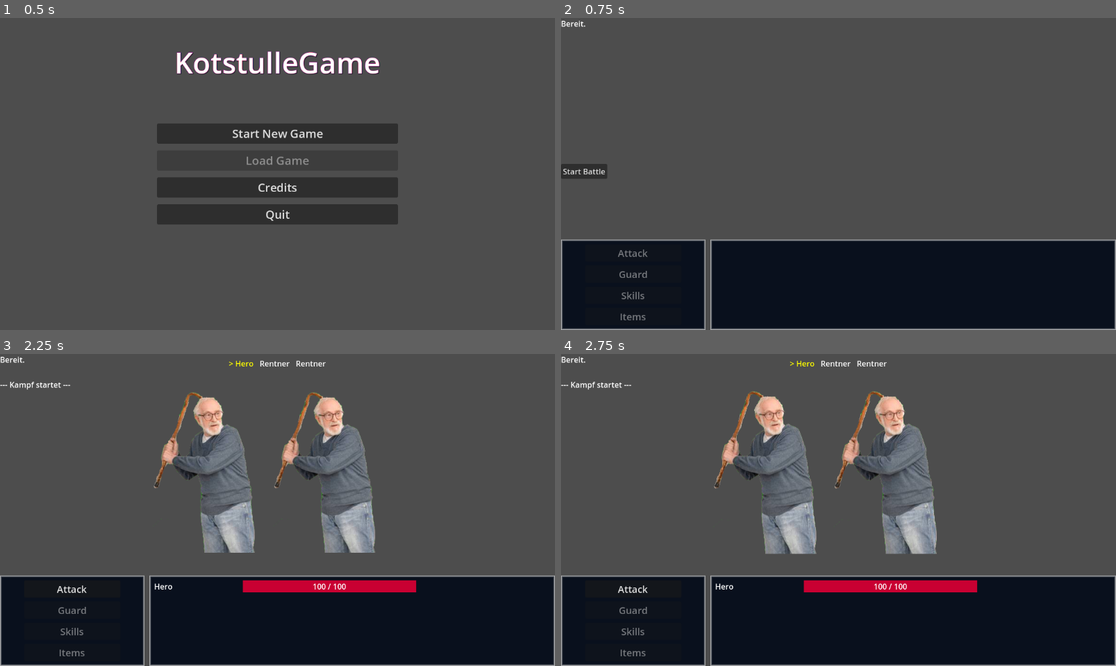
Above: before the commit, frames 1-4 (two rows, left to right).
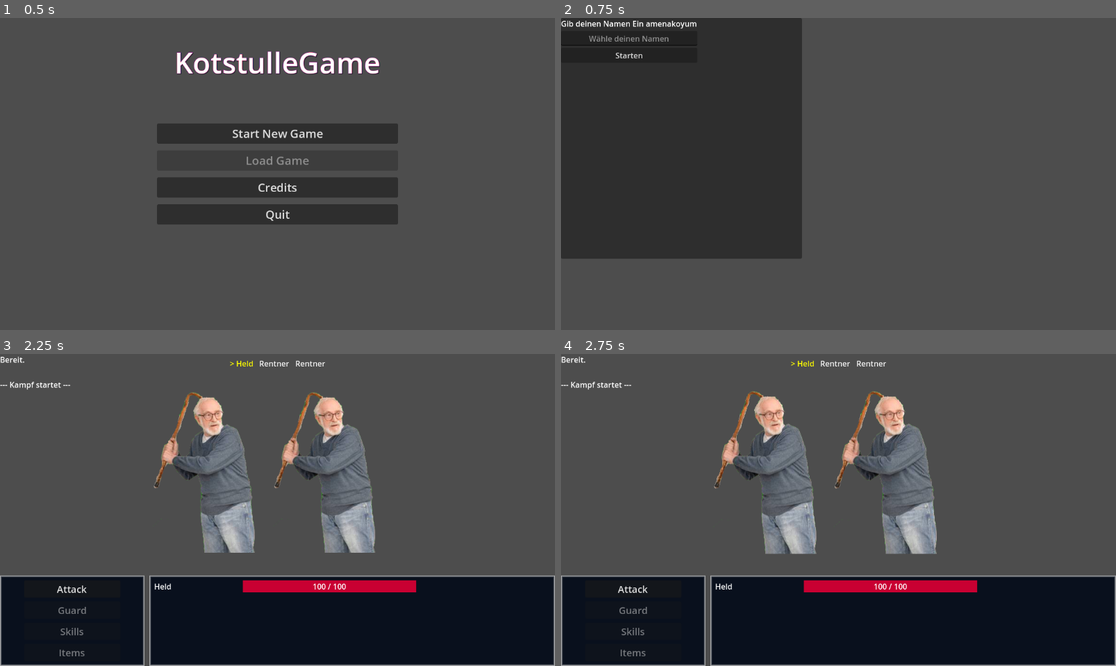
Above: after the commit, the same moments.

Repository: Marv0407/kotstulle-game
Game: Godot game, scene res://scenes/control.tscn
Same seed, same stepped clock (60 frames per second), same inputs: the game is played once before the commit and once after it.
Inputs (mouse positions are in pixels of both pictures, inside the frame that each line leads up to):
- Up to frame 1 (0.5 s): no input
- Up to frame 2 (0.75 s): click "Start New Game" at 0.5 s
- Up to frame 3 (2.25 s): click (66, 391) at 1.25 s, where only the run after the commit has a clickable "Starten"; click "Start Battle" at 2 s
- Up to frame 4 (2.75 s): no input

Frame 1 is identical in both runs. In frame 2, 59% of the frame differs, in the area x 0-100%, y 0-100%; in frame 3, 0.2%; in frame 4, 0.2%.

Commit message:
Add character creator "ultrabasic"
Introduced a CharacterCreator scene and script for player name input. Added GameData autoload singleton to store the player's name. Updated battle_manager to use the custom player name for the first party member. Modified control.gd to start with the character creator scene.

Diff:
--- a/project.godot
+++ b/project.godot
@@ -14,3 +14,7 @@
 run/main_scene="res://scenes/control.tscn"
 config/features=PackedStringArray("4.5", "Forward Plus")
 config/icon="res://icon.svg"
+
+[autoload]
+
+GameData="*res://scripts/GameData.gd"
--- /dev/null
+++ b/scenes/CharacterCreator.tscn
@@ -0,0 +1,33 @@
+[gd_scene load_steps=2 format=3 uid="uid://ctjayfbve77hy"]
+
+[ext_resource type="Script" uid="uid://bu0rvty4a0k12" path="res://scenes/character_creator.gd" id="1_bxgve"]
+
+[node name="CharacterCreator" type="Control"]
+layout_mode = 3
+anchors_preset = 0
+script = ExtResource("1_bxgve")
+
+[node name="Panel" type="Panel" parent="."]
+layout_mode = 0
+offset_right = 500.0
+offset_bottom = 500.0
+
+[node name="VBoxContainer" type="VBoxContainer" parent="."]
+layout_mode = 0
+offset_right = 283.0
+offset_bottom = 70.0
+
+[node name="Label" type="Label" parent="VBoxContainer"]
+layout_mode = 2
+text = "Gib deinen Namen Ein amenakoyum"
+
+[node name="LineEdit" type="LineEdit" parent="VBoxContainer"]
+layout_mode = 2
+placeholder_text = "Wähle deinen Namen"
+alignment = 1
+
+[node name="Button" type="Button" parent="VBoxContainer"]
+layout_mode = 2
+text = "Starten"
+
+[connection signal="pressed" from="VBoxContainer/Button" to="." method="_on_button_pressed"]
--- /dev/null
+++ b/scenes/character_creator.gd
@@ -0,0 +1,9 @@
+extends Control
+
+@onready var name_input = $VBoxContainer/LineEdit
+
+func _on_button_pressed():
+	if name_input.text != "":
+		GameData.player_name = name_input.text
+
+	get_tree().change_scene_to_file("res://scenes/BattleTest.tscn")
--- /dev/null
+++ b/scripts/GameData.gd
@@ -0,0 +1,12 @@
+extends Node
+
+var player_name: String = "Held"
+
+# Called when the node enters the scene tree for the first time.
+func _ready() -> void:
+	pass # Replace with function body.
+
+
+# Called every frame. 'delta' is the elapsed time since the previous frame.
+func _process(delta: float) -> void:
+	pass
--- a/scripts/battle_manager.gd
+++ b/scripts/battle_manager.gd
@@ -36,11 +36,22 @@
 	for child in spawn_point.get_children():
 		child.queue_free()
 
-	for data in party_data:
+	for i in range(party_data.size()):
+		var data = party_data[i]
+
+		if i == 0 and GameData.player_name != "":
+			data = data.duplicate()
+			data.name = GameData.player_name
+
 		var bc = BattleCharacter.new()
 		bc.setup(data)
 		party.append(bc)
 
+	#for data in party_data:
+		#var bc = BattleCharacter.new()
+		#bc.setup(data)
+		#party.append(bc)
+	#
 	party_panel.populate(party)
 
 	for data in enemy_data:
--- a/scripts/control.gd
+++ b/scripts/control.gd
@@ -16,16 +16,13 @@
 	pass
 
 func _on_start_btn_pressed() -> void:
-	get_tree().change_scene_to_file("res://scenes/BattleTest.tscn") #TODO change later
+	get_tree().change_scene_to_file("res://scenes/CharacterCreator.tscn")
 
 func _on_load_btn_pressed() -> void:
-	pass # Replace with function body.
+	get_tree().change_scene_to_file("res://scenes/BattleTest.tscn") #TODO change later
 
 func _on_credits_btn_pressed() -> void:
 	pass # Replace with function body.
 
 func _on_quit_btn_pressed() -> void:
 	get_tree().quit()
-
-
-#leck eier wenn ich das sage !
Not shown, added: scenes/character_creator.gd.uid
Not shown, added: scripts/GameData.gd.uid
